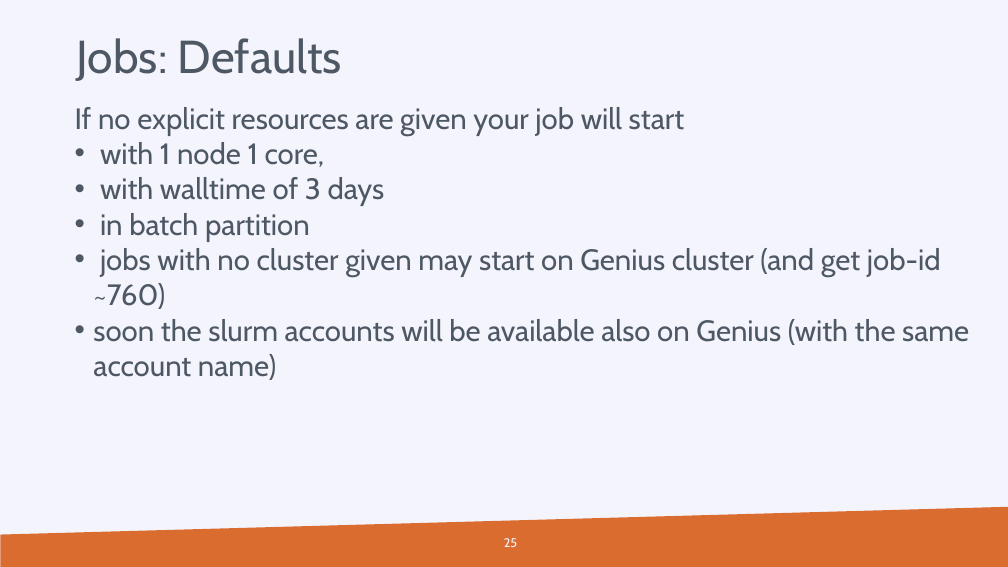
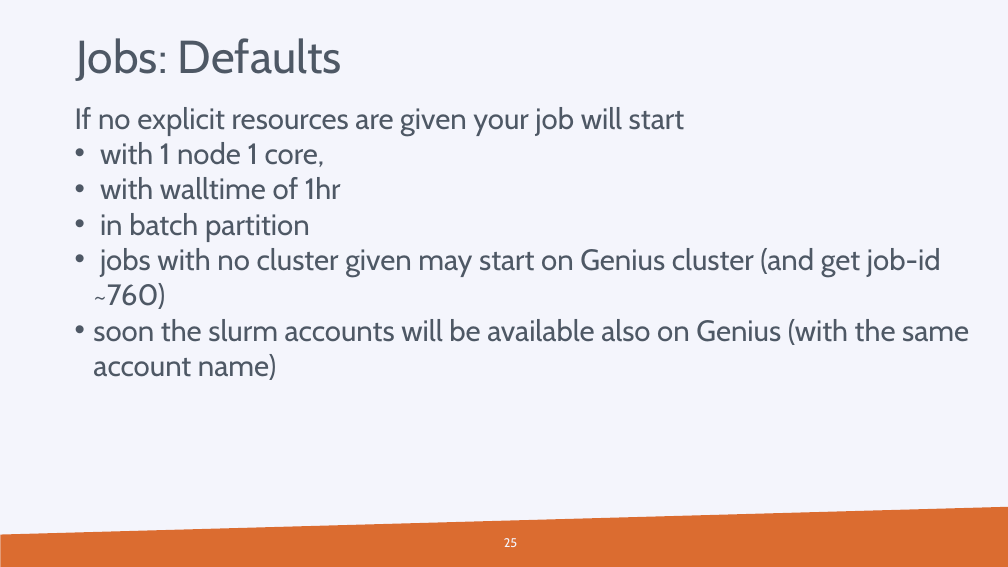
Before and after one commit to hpcleuven/wice-inauguration, a slide deck: slide 25 of Slurm session.pptx. Drawn at 1008x567 pixels with LibreOffice and Linux fonts; fonts in the diff are those of the drawing; background and template pictures are left out. Boxes give left, top, right and bottom in pixels: in the first picture for what was removed or moved away, otherwise in the second. Text is boxed around its words. In the diff, an @@ line names an element or a change of style, - is before the commit and + after.

```diff
--- a/Slurm session.pptx
+++ b/Slurm session.pptx
@@ text at box(100, 177, 341, 200): text changed @@
-• with walltime of 3 days
+• with walltime of 1hr
```
Also in this commit, not shown: 6 other slides changed.
